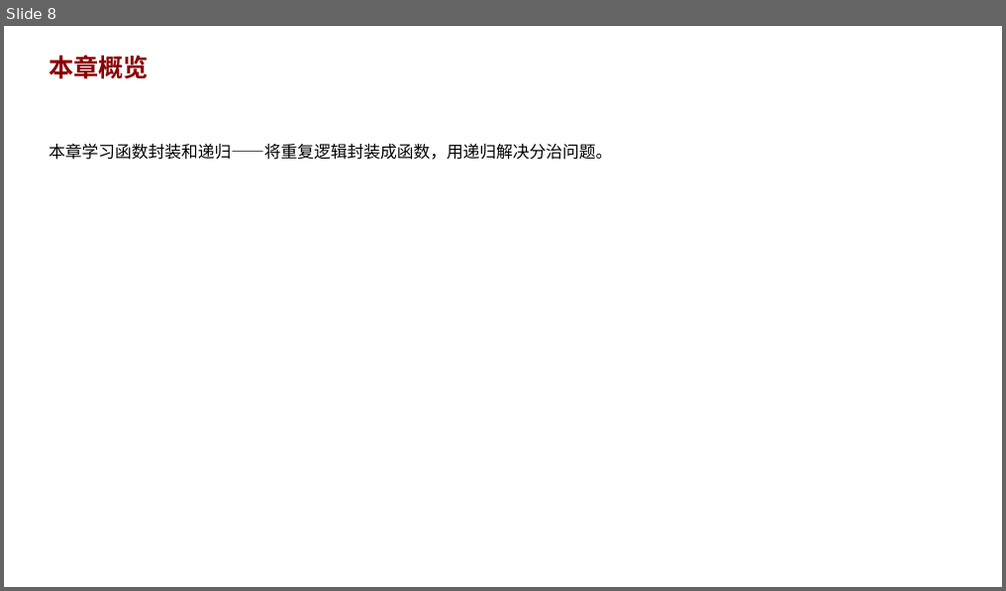
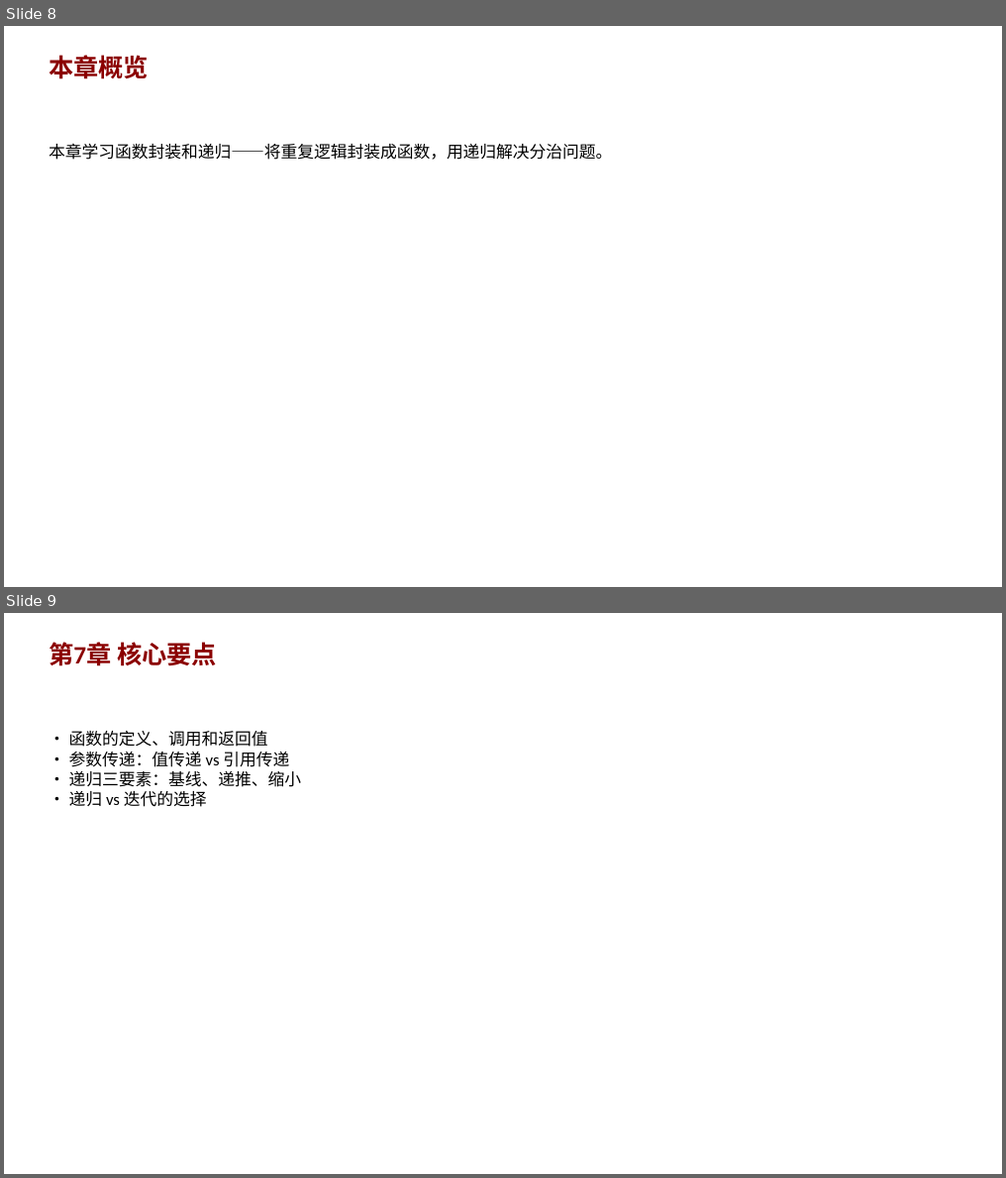
Before and after one commit to AndyLishengrui/trae-coding-course, a slide deck: textbook/ppt/chapter07_ppt.pptx. Shown one above the other, each under a label of ours: slide 8 before the commit, slides 8 and 9 after it. The pictures are 1006x591 and 1006x1178 pixels, drawn with LibreOffice and Linux fonts; fonts in the diff are those of the drawing. Boxes give left, top, right and bottom in pixels: in the first picture for what was removed or moved away, otherwise in the second. Text is boxed around its words. In the diff, an @@ line names an element or a change of style, - is before the commit and + after.

Commit message:
v6.9: PPT章节专属小结 + 验证修复
PPT改进：
- 15个PPT从8页扩充到9页
- 最后一页添加章节专属核心要点（4条）
- PPT第2轮验证通过

教材迭代进度：
- 叙事改进：Ch1-3 ✅, Ch4-6 ✅, Ch12-15 进行中
- 解题思路丰富：11个关键问题 ✅
- 复杂度分析：168题 ✅
- 难度标记：168题 ✅
- PPT验证：2/3轮 ✅

```diff
--- a/textbook/ppt/chapter07_ppt.pptx
+++ b/textbook/ppt/chapter07_ppt.pptx
@@ slide 9 added at [4, 613, 1002, 1174], background #FFFFFF @@
@@ text added at [49, 642, 217, 666], 24 pt, text #8B0000, bold @@
+第7章 核心要点
@@ text added at [69, 731, 301, 807], 16 pt, text #000000 @@
+• 函数的定义、调用和返回值
+• 参数传递：值传递 vs 引用传递
+• 递归三要素：基线、递推、缩小
+• 递归 vs 迭代的选择
```
Also in this commit, not shown: 1 slide changed, 20 other files.
